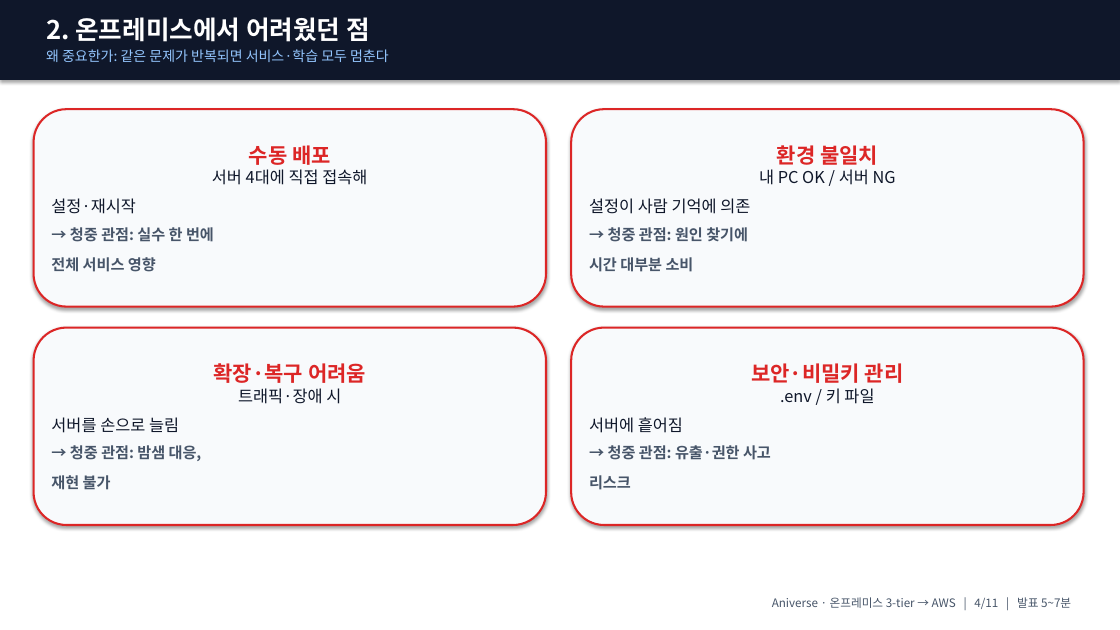
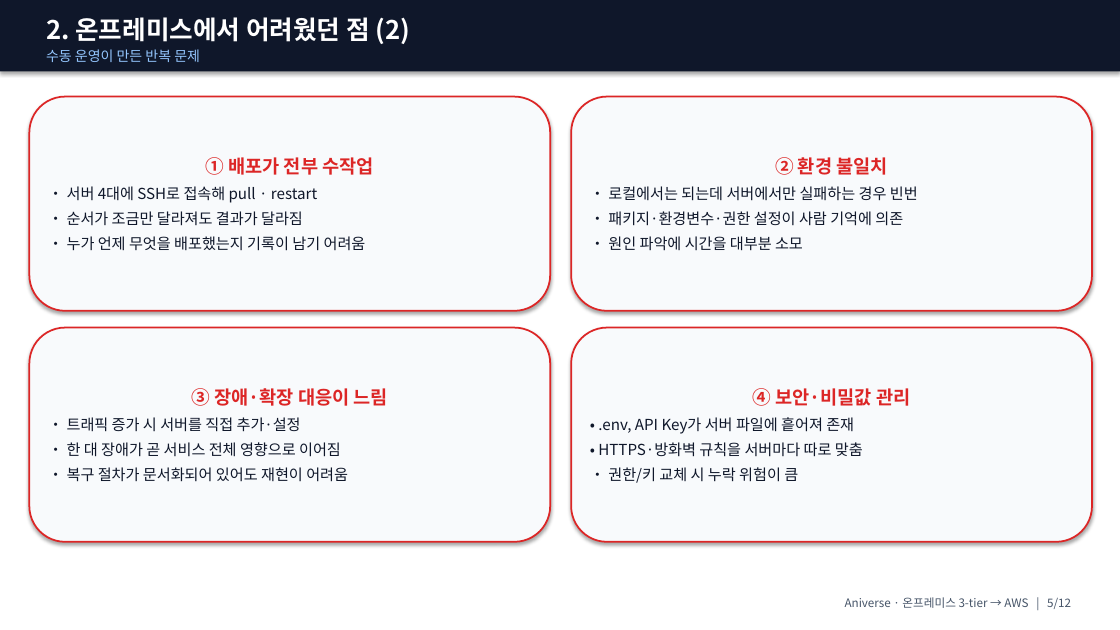
Before and after one commit to ho0215/anime-project-infra, a slide deck: slide 5 of docs/presentation/ppt/Aniverse_발표_강사용.pptx (slide 4 before the commit). Drawn at 1120x630 pixels with LibreOffice and Linux fonts; fonts in the diff are those of the drawing. Boxes give left, top, right and bottom in pixels: in the first picture for what was removed or moved away, otherwise in the second. Text is boxed around its words. In the diff, an @@ line names an element or a change of style, - is before the commit and + after.

```diff
--- a/docs/presentation/ppt/Aniverse_발표_강사용.pptx
+++ b/docs/presentation/ppt/Aniverse_발표_강사용.pptx
@@ rectangle: place and size @@
-rectangle at <box>0,0,1120,80</box>
+rectangle at <box>0,0,1120,71</box>
@@ text at <box>46,17,410,62</box>: text changed; size 12 to 22 pt; text colour #93C5FD to #FFFFFF; bold on @@
-2. 온프레미스에서 어려웠던 점
-왜 중요한가: 같은 문제가 반복되면 서비스·학습 모두 멈춘다
+2. 온프레미스에서 어려웠던 점 (2)
+수동 운영이 만든 반복 문제
@@ rounded rectangle "① 배포가 전부 수작업": place and size @@
-rounded rectangle "① 배포가 전부 수작업" at <box>34,109,546,307</box>
+rounded rectangle "① 배포가 전부 수작업" at <box>29,97,550,311</box>
@@ rounded rectangle "② 환경 불일치": place and size @@
-rounded rectangle "② 환경 불일치" at <box>571,109,1084,307</box>
+rounded rectangle "② 환경 불일치" at <box>571,97,1092,311</box>
@@ text in rounded rectangle at <box>67,157,373,251</box>: text changed; text colour #475569 to #0F172A; bold off @@
-수동 배포
-서버 4대에 직접 접속해
-설정·재시작
-→ 청중 관점: 실수 한 번에
-전체 서비스 영향
+① 배포가 전부 수작업
+• 서버 4대에 SSH로 접속해 pull · restart
+• 순서가 조금만 달라져도 결과가 달라짐
+• 누가 언제 무엇을 배포했는지 기록이 남기 어려움
@@ text in rounded rectangle at <box>608,157,918,251</box>: text changed; size 14 to 13 pt; bold off @@
-환경 불일치
-내 PC OK / 서버 NG
-설정이 사람 기억에 의존
-→ 청중 관점: 원인 찾기에
-시간 대부분 소비
+② 환경 불일치
+• 로컬에서는 되는데 서버에서만 실패하는 경우 빈번
+• 패키지·환경변수·권한 설정이 사람 기억에 의존
+• 원인 파악에 시간을 대부분 소모
@@ outline #DC2626 1.75 pt to #DC2626 1.5 pt in 4 elements at <box>571,97,1092,311</box>, <box>571,328,1092,542</box>, <box>29,97,550,311</box>, <box>29,328,550,542</box> @@
@@ rounded rectangle "③ 장애·확장 대응이 느림": place and size @@
-rounded rectangle "③ 장애·확장 대응이 느림" at <box>34,328,546,525</box>
+rounded rectangle "③ 장애·확장 대응이 느림" at <box>29,328,550,542</box>
@@ rounded rectangle "④ 보안·비밀값 관리": place and size @@
-rounded rectangle "④ 보안·비밀값 관리" at <box>571,328,1084,525</box>
+rounded rectangle "④ 보안·비밀값 관리" at <box>571,328,1092,542</box>
@@ text in rounded rectangle at <box>67,388,388,482</box>: text changed; size 14 to 13 pt; bold off @@
-확장·복구 어려움
-트래픽·장애 시
-서버를 손으로 늘림
-→ 청중 관점: 밤샘 대응,
-재현 불가
+③ 장애·확장 대응이 느림
+• 트래픽 증가 시 서버를 직접 추가·설정
+• 한 대 장애가 곧 서비스 전체 영향으로 이어짐
+• 복구 절차가 문서화되어 있어도 재현이 어려움
@@ text in rounded rectangle at <box>598,388,910,483</box>: text changed; text colour #475569 to #0F172A; bold off @@
-보안·비밀키 관리
-.env / 키 파일
-서버에 흩어짐
-→ 청중 관점: 유출·권한 사고
-리스크
+④ 보안·비밀값 관리
+• .env, API Key가 서버 파일에 흩어져 존재
+• HTTPS·방화벽 규칙을 서버마다 따로 맞춤
+• 권한/키 교체 시 누락 위험이 큼
@@ text at <box>845,597,1071,609</box>: text changed @@
-Aniverse · 온프레미스 3-tier → AWS | 4/11 | 발표 5~7분
+Aniverse · 온프레미스 3-tier → AWS | 5/12
```
Also in this commit, not shown: 4 other slides changed, 8 slides added, 5 slides removed, 8 other files.
